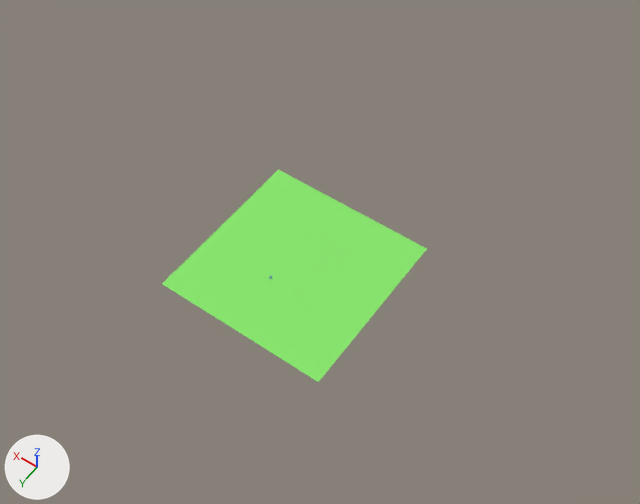
The Blender file Game.blend: old version first, new version second.
Before and after are seen from a 50 mm lens placed at (-397.0, 598.0, 866.0), pointed at (-4.0, 47.0, 0.0). The axes (+X, +Y, +Z) are drawn at lower left. The lights are the same throughout.

Before the edit, the objects in view are built like this:
```python
mat_ground = diffuse_material('Ground')
mat_ground.base_color = (0.258, 0.802, 0.163)  # green #8be770
me_plane = bpy.data.meshes.new('Plane')
me_plane.from_pydata([(-1.0, -1.0, 0.0), (1.0, -1.0, 0.0), (-1.0, 1.0, 0.0), (1.0, 1.0, 0.0)], [], [(0, 1, 3, 2)])
me_plane.materials.append(mat_ground)  # green #8be770
ob_plane = bpy.data.objects.new('Plane', me_plane)
ob_plane.location = (0.0, 90.0, 14.0)
ob_plane.scale = (114.0, 114.0, 114.0)
```
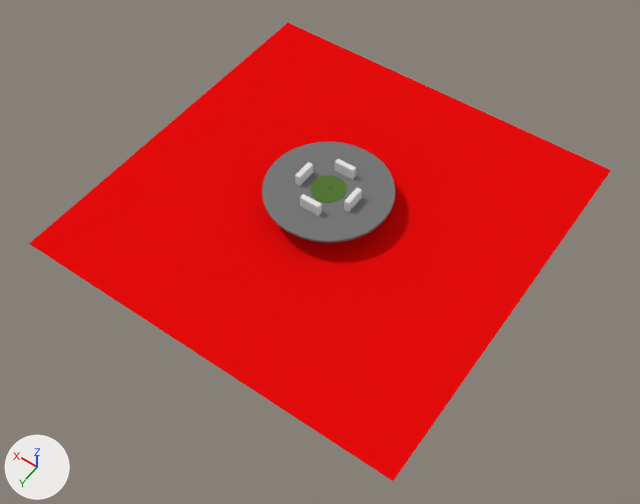
Where the change shows, as pixel boxes [x1, y1, x2, y2] in the pictures (640 x 504 px):
'Plane', recoloured, moved, rescaled (119% wider, 114% taller)
    before: [162, 169, 427, 382]
    after: [29, 23, 611, 481]
'Cylinder', added
    after: [262, 142, 395, 243]
'Cylinder.001', added (green)
    after: [311, 175, 347, 203]
'Cube.006', added
    after: [300, 194, 322, 216]
'Cube.007', added
    after: [335, 159, 356, 179]
'Cube.004', added
    after: [344, 187, 362, 212]
'Cube.005', added
    after: [295, 162, 313, 186]

The edits, one by one:
Material 'Ground' (mat_ground) changes colour from green #8be770 to red #e70c0c; in linear values from (0.258, 0.802, 0.163) to (0.802, 0.00379, 0.00379).
Material 'Material.002' (mat_material_002) is new.
Its base color is (0.0935, 0.19, 0.0378) (dark green #567937).
Material 'Material.001' (mat_material_001) is new.
Its base color is (0.19, 0.19, 0.19) (grey #797979).
Mesh me_cylinder_001 is new.
It is a 32-sided cylinder along z spanning x -1.0..1.0, y -1.0..1.0, z -1.0..1.0.
It uses material mat_material_002 (dark green #567937).
Mesh me_cube_009 is new.
It is a box spanning x -1.0..1.0, y -1.0..1.0, z -1.0..1.0.
Mesh me_cube_010 is new.
It is a box spanning x -1.0..1.0, y -1.0..1.0, z -1.0..1.0.
Mesh me_cube_008 is new.
It is a box spanning x -1.0..1.0, y -1.0..1.0, z -1.0..1.0.
Mesh me_cylinder is new.
It is a 32-sided cylinder along z spanning x -1.0..1.0, y -1.0..1.0, z -1.0..1.0.
It uses material mat_material_001 (grey #797979).
Mesh me_cube_007 is new.
It is a box spanning x -1.0..1.0, y -1.0..1.0, z -1.0..1.0.
Object 'Plane' (ob_plane) moves from (0.0, 90.0, 14.0) to (15.0, 0.0, 31.0).
Object 'Plane' (ob_plane) is rescaled from (114.0, 114.0, 114.0) to (259.0, 259.0, 259.0).
Object 'Cylinder.001' (ob_cylinder_001) is new; it shows me_cylinder_001.
Its location is (15.0, 2.0, 63.0).
Its scale is (22.0, 22.0, 0.44).
Object 'Cube.006' (ob_cube_006) is new; it shows me_cube_009.
Its location is (14.0, 40.0, 70.0).
Its rotation in degrees is (0, 0, 90).
Its scale is (3.4, 13.4, 8.81).
Object 'Cube.007' (ob_cube_007) is new; it shows me_cube_010.
Its location is (14.0, -31.0, 70.0).
Its rotation in degrees is (0, 0, 90).
Its scale is (3.4, 13.4, 8.81).
Object 'Cube.005' (ob_cube_005) is new; it shows me_cube_008.
Its location is (50.0, 5.0, 70.0).
Its scale is (3.4, 13.4, 8.81).
Object 'Cylinder' (ob_cylinder) is new; it shows me_cylinder.
Its location is (15.0, 2.0, 61.0).
Its scale is (81.0, 81.0, 1.62).
Object 'Cube.004' (ob_cube_004) is new; it shows me_cube_007.
Its location is (-22.0, 5.0, 70.0).
Its scale is (3.4, 13.4, 8.81).
